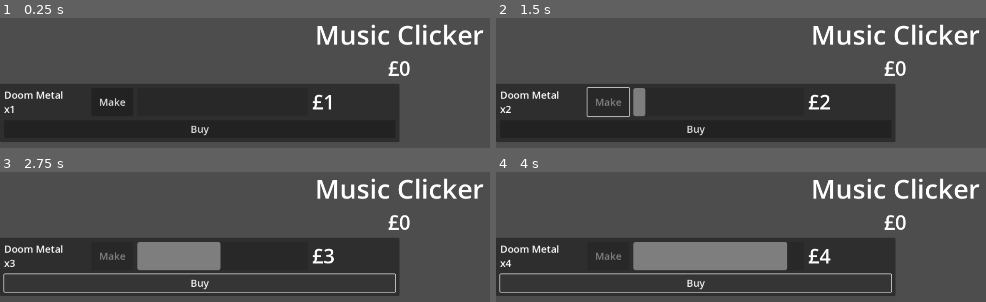
Above: before the commit, frames 1-4 (two rows, left to right).
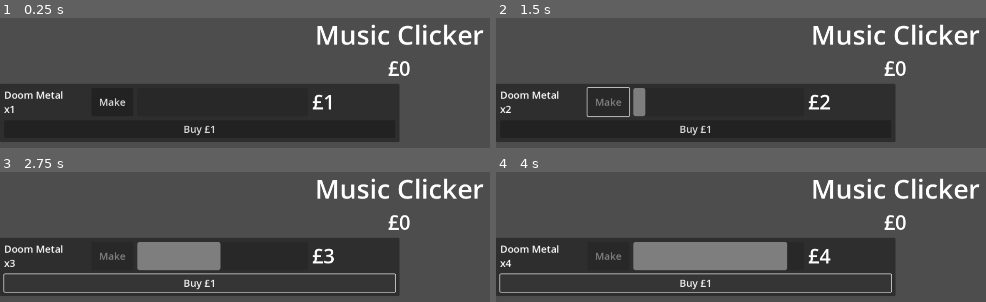
Above: after the commit, the same moments.

Repository: phrasmotica/music-clicker
Game: Godot game, scene res://game.tscn
The game is run twice, just before and just after one commit, with the same random seed, the same clock (stepped at 60 frames per second) and the same inputs.
Inputs:
- Up to frame 1 (0.25 s): no input
- Up to frame 2 (1.5 s): click "Buy" (after the commit: "Buy £1") at 0.5 s; click "Make" at 1.25 s
- Up to frame 3 (2.75 s): click "Buy" (after the commit: "Buy £1") at 2 s
- Up to frame 4 (4 s): click "Buy" (after the commit: "Buy £1") at 2.75 s

The runs differ from the first frame. In frame 1, 0.3% of the frame differs, in the area x 37-44%, y 82-91%; in frame 2, 0.3%; in frame 3, 0.3%; in frame 4, 0.3%.

Commit message:
Update product UI elements when relevant values change

Diff:
--- a/scenes/product.tscn
+++ b/scenes/product.tscn
@@ -63,9 +63,10 @@
 text = "£1"
 
 [node name="BuyButton" type="Button" parent="MarginContainer/VBoxContainer"]
+unique_name_in_owner = true
 layout_mode = 2
 theme_override_font_sizes/font_size = 24
-text = "Buy"
+text = "Buy £1"
 
 [connection signal="pressed" from="MarginContainer/VBoxContainer/HBoxContainer/MakeButton" to="." method="_on_make_button_pressed"]
 [connection signal="pressed" from="MarginContainer/VBoxContainer/BuyButton" to="." method="_on_buy_button_pressed"]
--- a/scripts/product.gd
+++ b/scripts/product.gd
@@ -5,7 +5,18 @@
 var base_time_seconds: float = 3.0
 
 @export_range(1, 100)
-var base_reward: int = 1
+var base_reward: int = 1:
+	set(value):
+		base_reward = value
+
+		update_reward_label()
+
+@export_range(1, 100)
+var base_cost: int = 1:
+	set(value):
+		base_cost = value
+
+		update_buy_button()
 
 @export
 var is_automated := false
@@ -22,15 +33,15 @@
 @onready
 var reward_label: Label = %RewardLabel
 
+@onready
+var buy_button: Button = %BuyButton
+
 var _amount: int = 1:
 	set(value):
 		_amount = value
 
-		if amount_label:
-			amount_label.text = "x" + str(_amount)
-
-		if reward_label:
-			reward_label.text = "£" + str(_amount * base_reward)
+		update_amount_label()
+		update_reward_label()
 
 var _is_making := false
 
@@ -64,6 +75,18 @@
 func reset_progress() -> void:
 	progress_bar.value = 0
 
+func update_amount_label():
+	if amount_label:
+		amount_label.text = "x" + str(_amount)
+
+func update_reward_label():
+	if reward_label:
+		reward_label.text = "£" + str(_amount * base_reward)
+
+func update_buy_button():
+	if buy_button:
+		buy_button.text = "Buy £" + str(base_cost)
+
 func _on_buy_button_pressed() -> void:
 	print("Buying a product...")
 
